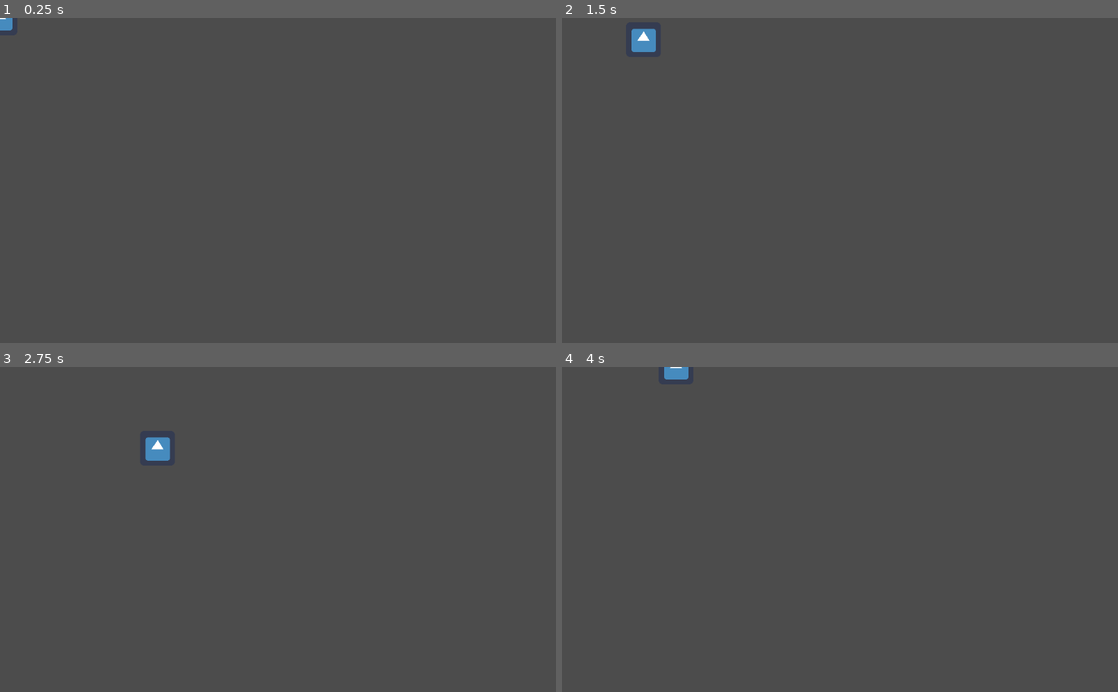
Above: before the commit, frames 1-4 (two rows, left to right).
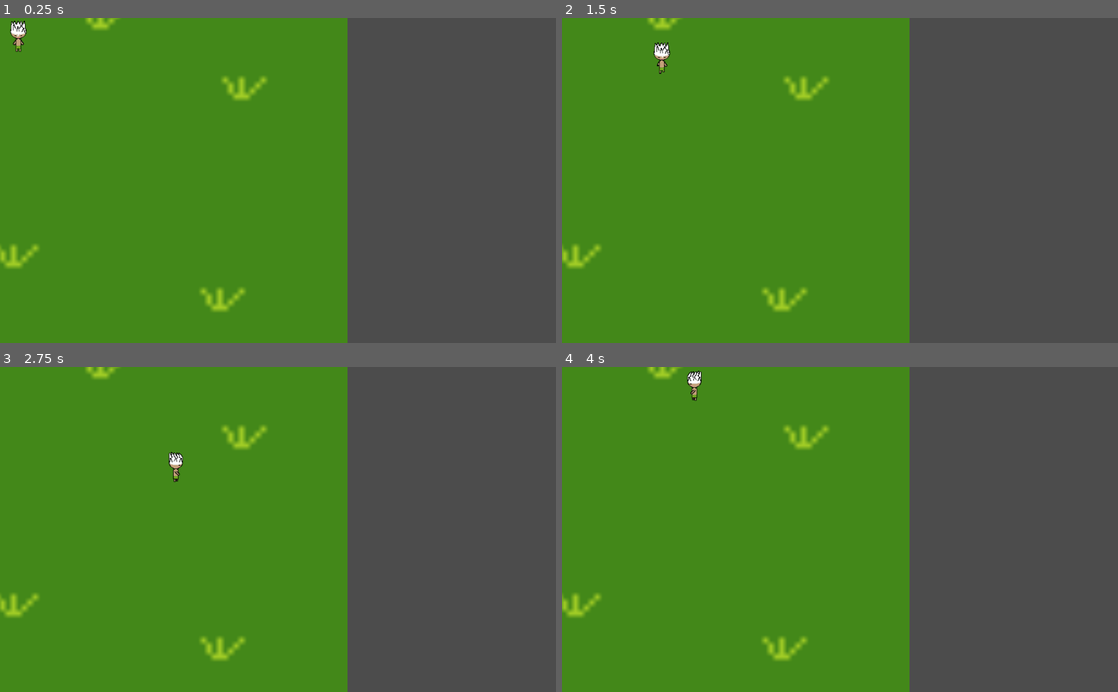
Above: after the commit, the same moments.

Repository: ZeePhoenix/LudumDare45
Game: Godot game, scene res://Scenes/BaseScene.tscn
The game is run twice, just before and just after one commit, with the same random seed, the same clock (stepped at 60 frames per second) and the same inputs. Before the commit the project has no main scene; this scene is started directly in both runs. The engine's default icon, where the game draws it, is replaced by a stand-in: a white triangle on a blue panel in a dark square.
Inputs:
- Up to frame 1 (0.25 s): no input
- Up to frame 2 (1.5 s): tap Enter at 0.5 s; hold Right (ui_right) 0.53-1.28 s; hold Down (ui_down) from 1.28 s (still down)
- Up to frame 3 (2.75 s): release Down (ui_down) at 2.03 s; hold Right (ui_right) from 2.03 s (still down)
- Up to frame 4 (4 s): release Right (ui_right) at 2.78 s; hold Up (ui_up) 2.78-3.53 s; hold Left (ui_left) from 3.53 s (still down)

The runs differ from the first frame. In frame 1, 62% of the frame differs, in the area x 0-63%, y 0-100%; in frame 2, 62%; in frame 3, 62%; in frame 4, 62%.

Commit message:
Updated Player Movement
Added more refined player movement, and animated the player

Diff:
--- a/PHDRock/Scenes/BaseScene.tscn
+++ b/PHDRock/Scenes/BaseScene.tscn
@@ -1,18 +1,70 @@
-[gd_scene load_steps=4 format=2]
+[gd_scene load_steps=21 format=2]
 
-[ext_resource path="res://Scripts/KinematicBody2D.gd" type="Script" id=1]
-[ext_resource path="res://icon.png" type="Texture" id=2]
+[ext_resource path="res://Images/grassBkg.png" type="Texture" id=1]
+[ext_resource path="res://Scripts/KinematicBody2D.gd" type="Script" id=2]
+[ext_resource path="res://Images/player/Stone_04.png" type="Texture" id=3]
+[ext_resource path="res://Images/player/Stone_05.png" type="Texture" id=4]
+[ext_resource path="res://Images/player/Stone_06.png" type="Texture" id=5]
+[ext_resource path="res://Images/player/Stone_07.png" type="Texture" id=6]
+[ext_resource path="res://Images/player/Stone_08.png" type="Texture" id=7]
+[ext_resource path="res://Images/player/Stone_09.png" type="Texture" id=8]
+[ext_resource path="res://Images/player/Stone_10.png" type="Texture" id=9]
+[ext_resource path="res://Images/player/Stone_11.png" type="Texture" id=10]
+[ext_resource path="res://Images/player/Stone_12.png" type="Texture" id=11]
+[ext_resource path="res://Images/player/Stone_13.png" type="Texture" id=12]
+[ext_resource path="res://Images/player/Stone_14.png" type="Texture" id=13]
+[ext_resource path="res://Images/player/Stone_15.png" type="Texture" id=14]
+[ext_resource path="res://Images/player/Stone_00.png" type="Texture" id=15]
+[ext_resource path="res://Images/player/Stone_01.png" type="Texture" id=16]
+[ext_resource path="res://Images/player/Stone_02.png" type="Texture" id=17]
+[ext_resource path="res://Images/player/Stone_03.png" type="Texture" id=18]
+
+[sub_resource type="SpriteFrames" id=2]
+animations = [ {
+"frames": [ ExtResource( 3 ), ExtResource( 4 ), ExtResource( 5 ), ExtResource( 6 ) ],
+"loop": true,
+"name": "right",
+"speed": 8.0
+}, {
+"frames": [ ExtResource( 7 ), ExtResource( 8 ), ExtResource( 9 ), ExtResource( 10 ) ],
+"loop": true,
+"name": "left",
+"speed": 8.0
+}, {
+"frames": [ ExtResource( 11 ), ExtResource( 12 ), ExtResource( 13 ), ExtResource( 14 ) ],
+"loop": true,
+"name": "up",
+"speed": 8.0
+}, {
+"frames": [ ExtResource( 15 ), ExtResource( 16 ), ExtResource( 17 ), ExtResource( 18 ) ],
+"loop": true,
+"name": "down",
+"speed": 8.0
+} ]
 
 [sub_resource type="RectangleShape2D" id=1]
+extents = Vector2( 10, 24.2664 )
 
 [node name="Node2D" type="Node2D"]
 
-[node name="KinematicBody2D" type="KinematicBody2D" parent="."]
-script = ExtResource( 1 )
+[node name="Background" type="Sprite" parent="."]
+position = Vector2( 0, -0.135273 )
+scale = Vector2( 10, 10 )
+texture = ExtResource( 1 )
 
-[node name="Sprite" type="Sprite" parent="KinematicBody2D"]
-texture = ExtResource( 2 )
+[node name="player" type="KinematicBody2D" parent="."]
+position = Vector2( 33.8415, 32.0351 )
+script = ExtResource( 2 )
+__meta__ = {
+"_edit_group_": true
+}
 
-[node name="CollisionShape2D" type="CollisionShape2D" parent="KinematicBody2D"]
-scale = Vector2( 3, 3 )
+[node name="sprite" type="AnimatedSprite" parent="player"]
+frames = SubResource( 2 )
+animation = "up"
+frame = 1
+
+[node name="CollisionShape2D" type="CollisionShape2D" parent="player"]
+position = Vector2( 0, 1.62331 )
+scale = Vector2( 1.5, 1.2 )
 shape = SubResource( 1 )
--- a/PHDRock/Scripts/KinematicBody2D.gd
+++ b/PHDRock/Scripts/KinematicBody2D.gd
@@ -1,7 +1,11 @@
 extends KinematicBody2D
 
 export (int) var speed = 200;
-var velocity = Vector2()
+var velocity = Vector2();
+
+var facing = "down";
+onready var sprite = $sprite;
+var moving = false;
 
 # Called when the node enters the scene tree for the first time.
 func _ready():
@@ -9,16 +13,41 @@
 
 func get_input():
 	velocity = Vector2()
-	if Input.is_action_pressed('ui_left'):
-		velocity.x -= 1
-	if Input.is_action_pressed('ui_right'):
-		velocity.x += 1
-	if Input.is_action_pressed('ui_up'):
-		velocity.y -= 1
-	if Input.is_action_pressed('ui_down'):
-		velocity.y += 1
-	velocity = velocity.normalized() * speed
+	if Input.is_action_pressed('ui_left') && velocity.y == 0:
+		velocity.x -= 1;
+		facing = "left";
+	if Input.is_action_pressed('ui_right') && velocity.y == 0:
+		velocity.x += 1;
+		facing = "right";
+	if Input.is_action_pressed('ui_up') && velocity.x == 0:
+		velocity.y -= 1;
+		facing = "up";
+	if Input.is_action_pressed('ui_down') && velocity.x == 0:
+		velocity.y += 1;
+		facing = "down";
+	velocity = velocity.normalized() * speed;
 
 func _physics_process(delta):
 	get_input()
-	velocity = move_and_slide(velocity)
+	if velocity.x == 0 && velocity.y == 0:
+		moving = false;
+	else:
+		moving = true;
+	updateFrames()
+	velocity = move_and_slide(velocity);
+
+func updateFrames():
+	if facing == "down":
+		sprite.play("down");
+	elif facing == "up":
+		sprite.play("up");
+	elif facing == "right":
+		sprite.play("right");
+	elif facing == "left":
+		sprite.play("left");
+
+	if moving:
+		sprite.playing = true;
+	else:
+		sprite.playing = false;
+		sprite.frame = 0;
--- a/PHDRock/project.godot
+++ b/PHDRock/project.godot
@@ -16,7 +16,15 @@
 [application]
 
 config/name="PHDRock"
+run/main_scene="res://Scenes/BaseScene.tscn"
 config/icon="res://icon.png"
+
+[display]
+
+window/size/resizable=false
+window/vsync/use_vsync=false
+window/per_pixel_transparency/allowed=true
+window/per_pixel_transparency/enabled=true
 
 [input]
 
